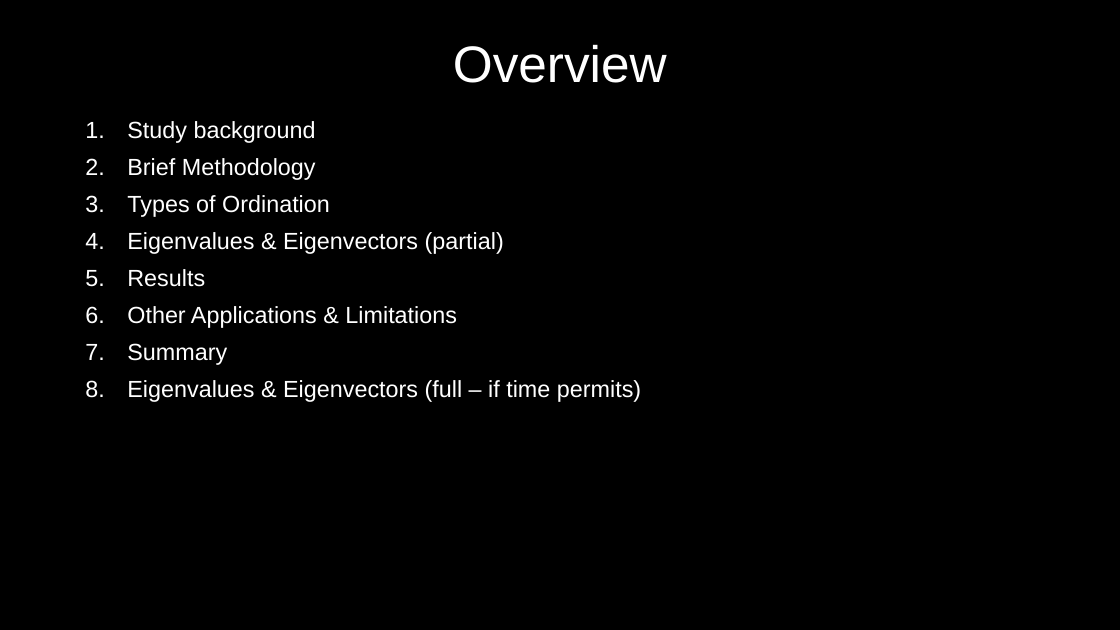
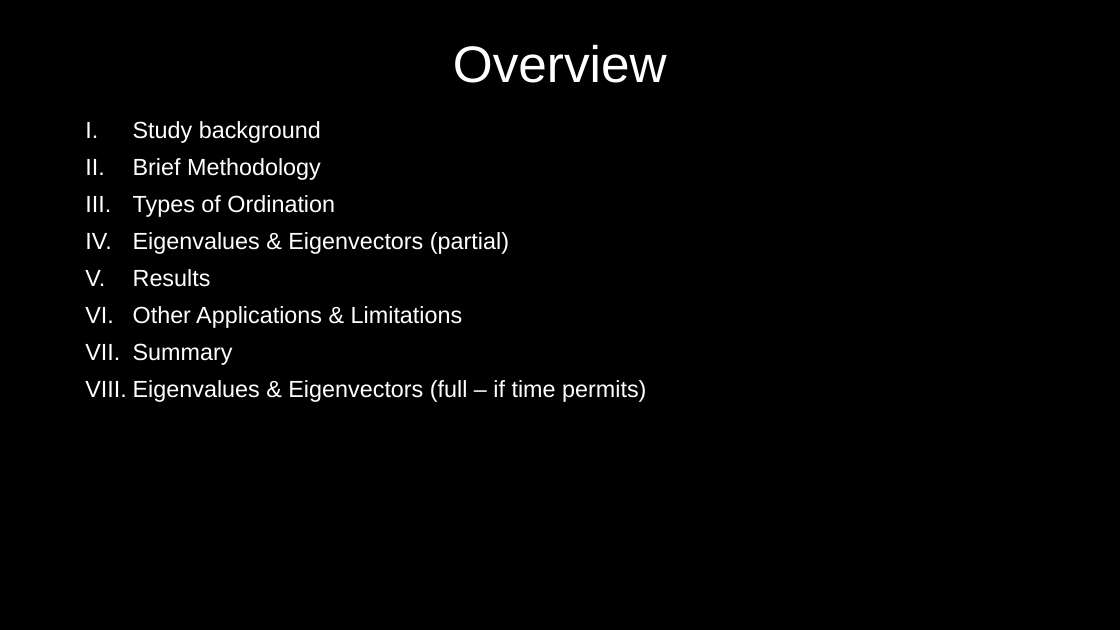
Before and after one commit to MyGitUse/MBIO7160, a slide deck: slide 2 of FinalProject/191128_Presentation_NM.pptx. Drawn at 1120x630 pixels with LibreOffice and Linux fonts; fonts in the diff are those of the drawing. Boxes give left, top, right and bottom in pixels: in the first picture for what was removed or moved away, otherwise in the second. Text is boxed around its words. In the diff, an @@ line names an element or a change of style, - is before the commit and + after.

Commit message:
update

```diff
--- a/FinalProject/191128_Presentation_NM.pptx
+++ b/FinalProject/191128_Presentation_NM.pptx
@@ text "Study background" at [133,121,646,402]: bullet 1. to I. @@
```
